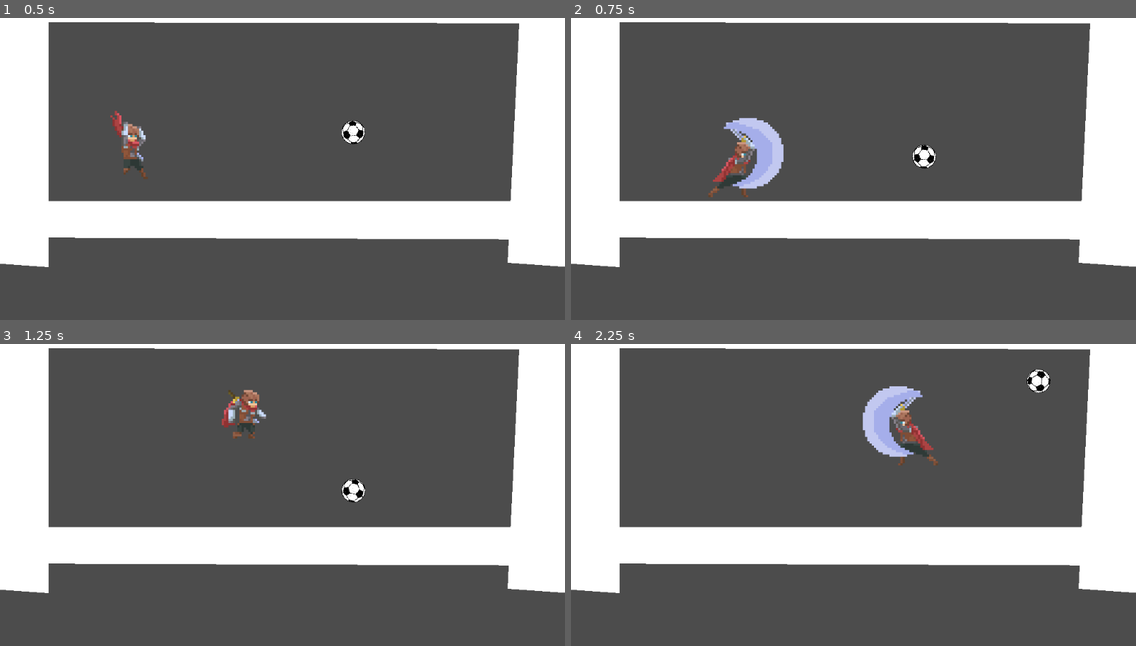
Above: before the commit, frames 1-4 (two rows, left to right).
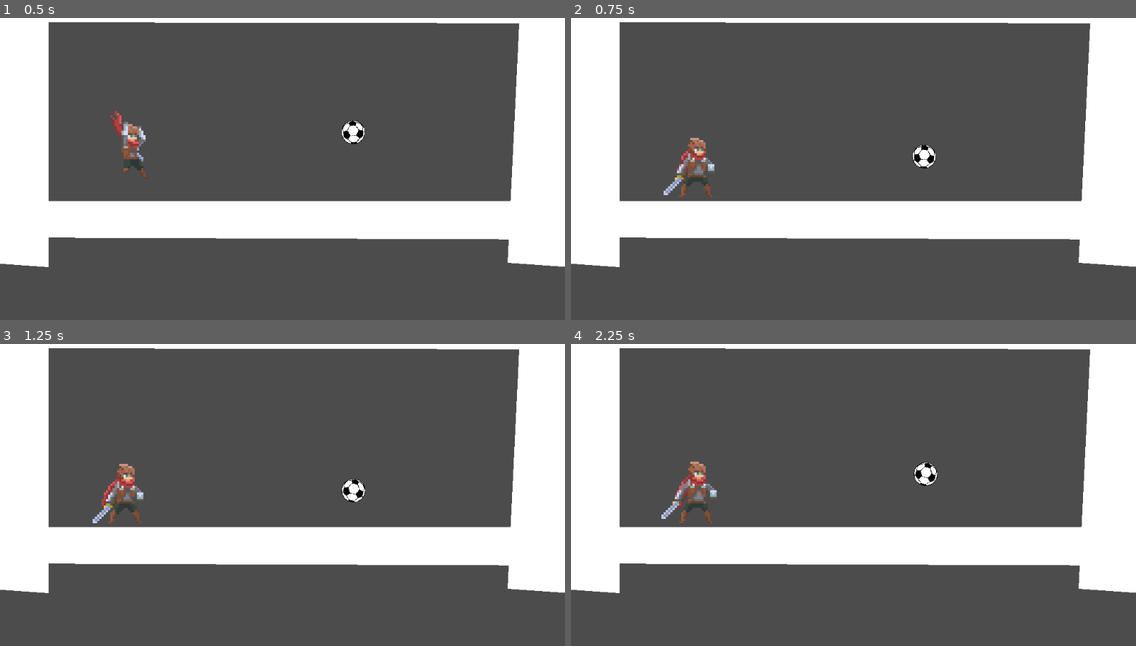
Above: after the commit, the same moments.

Repository: bahaaEldeen1999/back-2-you
Game: Godot game, scene res://Arena.tscn
Two runs of this game, one before a commit and one after it. Both use one fixed random seed, a clock stepped at 60 frames per second and the inputs below.
Inputs (mouse positions are in pixels of both pictures, inside the frame that each line leads up to):
- Up to frame 1 (0.5 s): no input
- Up to frame 2 (0.75 s): move the mouse to (977, 138) at 0.52 s; hold Right (ui_right) from 0.53 s (still down); click (977, 138) at 0.6 s
- Up to frame 3 (1.25 s): keep holding Right (ui_right); tap Up (ui_up) at 0.77, 0.8, 1.07 s
- Up to frame 4 (2.25 s): move the mouse to (740, 498) at 1.27 s; tap Up (ui_up) at 1.35, 1.52, 1.82 s; click (740, 498) at 1.55 s; move the mouse to (910, 407) at 2.02 s; release Right (ui_right) at 2.03 s; hold Left (ui_left) from 2.03 s (still down); click (910, 407) at 2.1 s

Frame 1 is identical in both runs. In frame 2, 2.6% of the frame differs, in the area x 16-38%, y 32-60%; in frame 3, 1.4%; in frame 4, 3.1%, in the area x 16-85%, y 8-60%.

Commit message:
add controller support

Diff:
--- a/project.godot
+++ b/project.godot
@@ -41,6 +41,16 @@
 "events": [ Object(InputEventJoypadButton,"resource_local_to_scene":false,"resource_name":"","device":0,"button_index":1,"pressure":0.0,"pressed":false,"script":null)
  ]
 }
+up={
+"deadzone": 0.5,
+"events": [ Object(InputEventJoypadMotion,"resource_local_to_scene":false,"resource_name":"","device":0,"axis":1,"axis_value":-1.0,"script":null)
+ ]
+}
+down={
+"deadzone": 0.5,
+"events": [ Object(InputEventJoypadMotion,"resource_local_to_scene":false,"resource_name":"","device":0,"axis":1,"axis_value":1.0,"script":null)
+ ]
+}
 
 [physics]
 
--- a/scripts/Player.gd
+++ b/scripts/Player.gd
@@ -54,14 +54,29 @@
 			animatedSpriteNode.flip_h = facing_direction
 			invert_attack_collisions();
 	# directional attack
-	if Input.is_action_just_pressed("mouse_click"):
-		var mouse_coords = get_viewport().get_mouse_position();
-		hit_vector = (mouse_coords-position).normalized();
-		if mouse_coords.y < position.y-PLAYER_HEIGHT/2:
+	if Input.is_action_just_pressed("attack"):
+		#var mouse_coords = get_viewport().get_mouse_position();
+		#var mouse_coords =
+		#hit_vector = (mouse_coords-position).normalized();
+		hit_vector = Vector2(Input.get_action_strength("right") - Input.get_action_strength("left"),Input.get_action_strength("down")-Input.get_action_strength("up"));
+		""" if mouse_coords.y < position.y-PLAYER_HEIGHT/2:
 			curr_state = states.ATTACK_UP;
 			attackUpCollision.disabled = false;
 			print("up");
 		elif mouse_coords.y > position.y+PLAYER_HEIGHT/2:
+			curr_state = states.ATTACK_DOWN;
+			attackDownCollision.disabled = false;
+			print("down");
+		else:
+			curr_state = states.ATTACK_MIDDLE;
+			attackMiddleCollision.disabled = false;
+			print("middle"); """
+
+		if hit_vector.y < -0.4:
+			curr_state = states.ATTACK_UP;
+			attackUpCollision.disabled = false;
+			print("up");
+		elif hit_vector.y > 0.4:
 			curr_state = states.ATTACK_DOWN;
 			attackDownCollision.disabled = false;
 			print("down");
@@ -95,7 +110,7 @@
 
 
 func getPressDirection():
-	return Vector2(Input.get_action_strength("ui_right") - Input.get_action_strength("ui_left"),Input.is_action_just_pressed("ui_up"));
+	return Vector2(Input.get_action_strength("right") - Input.get_action_strength("left"),Input.is_action_just_pressed("jump"));
 
 
 func _on_AnimatedSprite_animation_finished():
